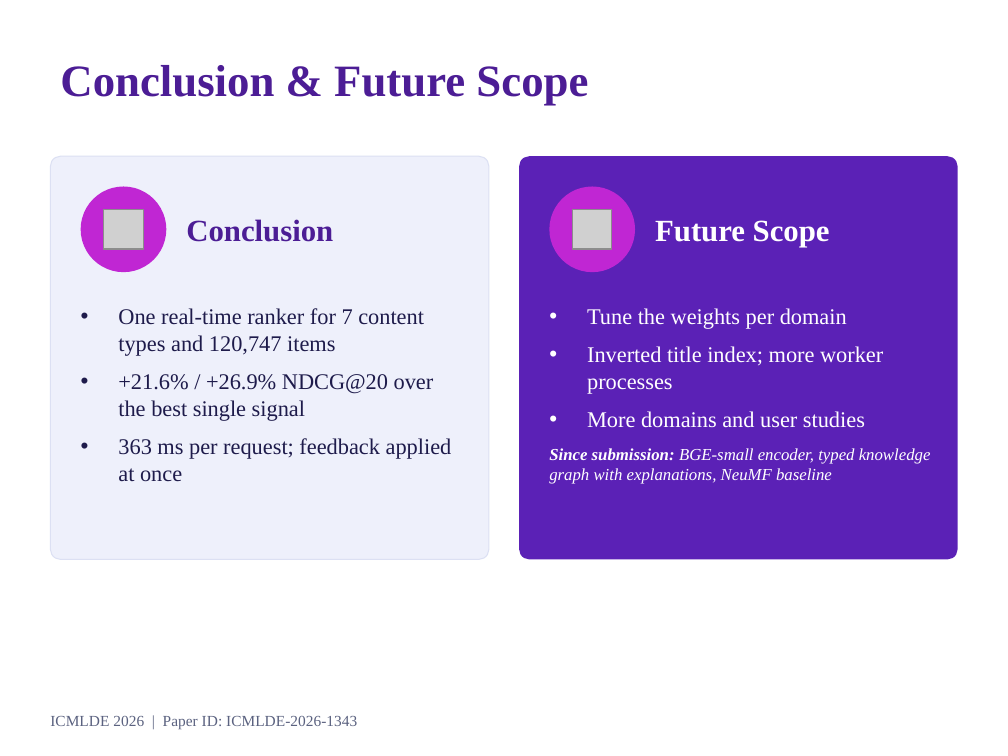
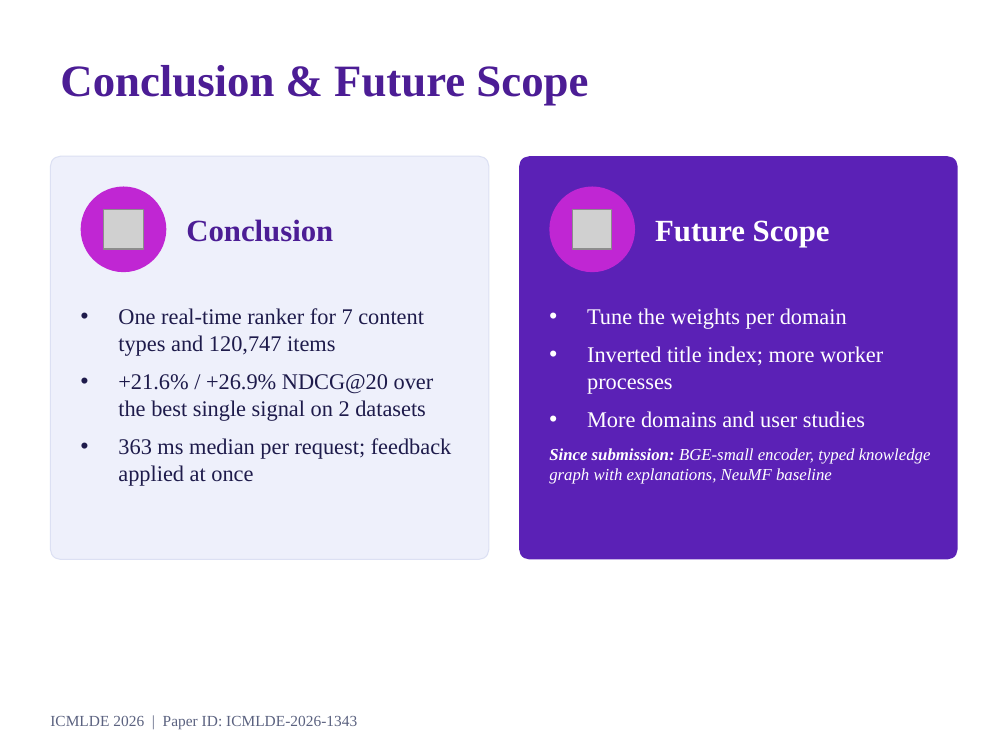
Before and after one commit to sanjay-pokee/Real-Time-Adaptive-Cross-Media-Recommendation-System, a slide deck: slide 10 of reports/submission/presentation/ICMLDE-2026-1343.pptx. Drawn at 1008x756 pixels with LibreOffice and Linux fonts; fonts in the diff are those of the drawing; grey boxes stand for pictures; background and template pictures are left out. Boxes give left, top, right and bottom in pixels: in the first picture for what was removed or moved away, otherwise in the second. Text is boxed around its words. In the diff, an @@ line names an element or a change of style, - is before the commit and + after.

```diff
--- a/reports/submission/presentation/ICMLDE-2026-1343.pptx
+++ b/reports/submission/presentation/ICMLDE-2026-1343.pptx
@@ text at box(118, 374, 452, 486): text changed @@
-• +21.6% / +26.9% NDCG@20 over the best single signal
-• 363 ms per request; feedback applied at once
+• +21.6% / +26.9% NDCG@20 over the best single signal on 2 datasets
+• 363 ms median per request; feedback applied at once
```
Also in this commit, not shown: 5 other slides changed, 3 other files.
